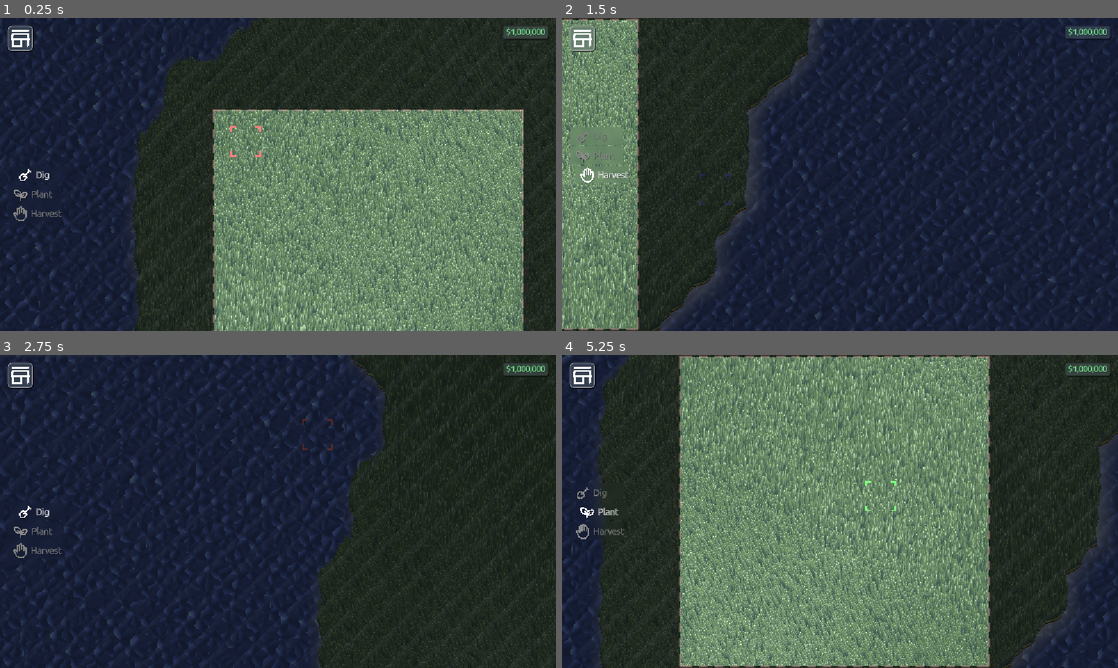
Above: before the commit, frames 1-4 (two rows, left to right).
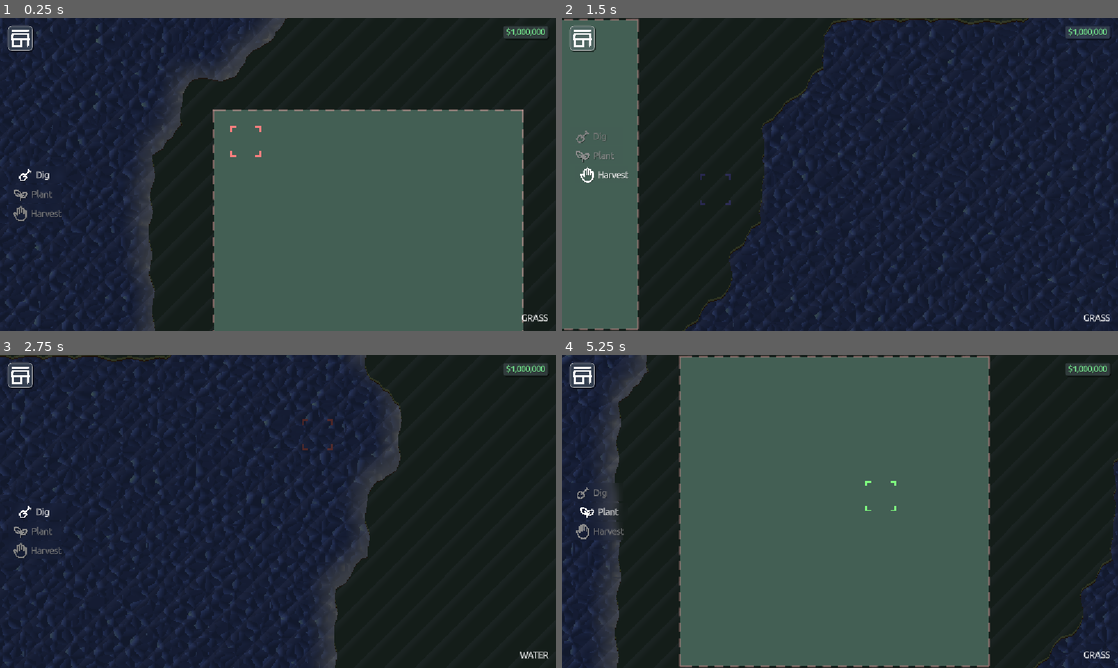
Above: after the commit, the same moments.

Repository: Glitch752/FarmAndFortune
Game: Godot game, scene res://scenes/Level.tscn
Same seed, same stepped clock (60 frames per second), same inputs: the game is played once before the commit and once after it.
Inputs (mouse positions are in pixels of both pictures, inside the frame that each line leads up to):
- Up to frame 1 (0.25 s): no input
- Up to frame 2 (1.5 s): tap Enter at 0.5 s; move the mouse to (962, 158) at 0.52 s; hold D (move_right) 0.53-1.28 s; tap Alt at 0.6 s; click (962, 158) at 0.67 s; move the mouse to (728, 190) at 1.27 s; hold - (cycle_active_backward) from 1.28 s (still down); tap Shift at 1.35 s
- Up to frame 3 (2.75 s): move the mouse to (333, 442) at 2.02 s; release - (cycle_active_backward) at 2.03 s; hold D (move_right) from 2.03 s (still down); tap 1 at 2.1 s
- Up to frame 4 (5.25 s): move the mouse to (812, 574) at 2.77 s; release D (move_right) at 2.78 s; hold = (cycle_active_forward) 2.78-3.53 s; tap one key every 0.75 s from 2.85 s: 2 3 Alt Shift; click (812, 574) at 2.92 s; move the mouse to (1006, 558) at 3.52 s; hold A (move_left) 3.53-5.03 s; move the mouse to (673, 464) at 4.27 s; move the mouse to (867, 511) at 5.02 s; hold - (cycle_active_backward) from 5.03 s (still down); click (867, 511) at 5.17 s

The runs differ from the first frame. In frame 1, 36% of the frame differs, in the area x 23-100%, y 0-100%; in frame 2, 16%; in frame 3, 4.9%; in frame 4, 49%, in the area x 6-100%, y 0-100%.

Commit message:
Restructure chunks and ground meshes

Diff:
--- a/scenes/Chunk.tscn
+++ b/scenes/Chunk.tscn
@@ -1,11 +1,12 @@
-[gd_scene load_steps=7 format=3 uid="uid://brwdoqe1trhyn"]
+[gd_scene load_steps=8 format=3 uid="uid://brwdoqe1trhyn"]
 
 [ext_resource type="Script" uid="uid://qelv7y1ox7hi" path="res://world/chunks/chunk.gd" id="1_hq0pm"]
 [ext_resource type="Shader" uid="uid://b5yvihuuu18ex" path="res://graphics/water.gdshader" id="2_o3c2t"]
 [ext_resource type="Script" uid="uid://c1u7imhx7fpqr" path="res://world/chunks/water/water.gd" id="3_gbv6n"]
+[ext_resource type="PackedScene" uid="uid://6ef38i4nu0r2" path="res://world/chunks/GroundMesh.tscn" id="4_hq0pm"]
 [ext_resource type="PackedScene" uid="uid://big08vlywlkf0" path="res://world/chunks/outline/outline.tscn" id="4_unaa7"]
 
-[sub_resource type="ShaderMaterial" id="ShaderMaterial_unaa7"]
+[sub_resource type="ShaderMaterial" id="ShaderMaterial_hq0pm"]
 shader = ExtResource("2_o3c2t")
 shader_parameter/WATER_BASE_COLOR = Color(0.2132, 0.2899, 0.52, 1)
 shader_parameter/UV_OFFSET = Vector2(0, 0)
@@ -17,32 +18,18 @@
 script = ExtResource("1_hq0pm")
 
 [node name="Water" type="Polygon2D" parent="."]
-z_index = -1
-material = SubResource("ShaderMaterial_unaa7")
+z_index = -100
+material = SubResource("ShaderMaterial_hq0pm")
 position = Vector2(80, 80)
 texture = SubResource("PlaceholderTexture2D_xtyve")
 polygon = PackedVector2Array(-80, -80, 80, -80, 80, 80, -80, 80)
 uv = PackedVector2Array(0, 0, 1, 0, 1, 1, 0, 1)
 script = ExtResource("3_gbv6n")
 
-[node name="GroundMeshes" type="Polygon2D" parent="."]
-clip_children = 1
-polygon = PackedVector2Array(0, 0, 160, 0, 160, 180, 0, 180)
+[node name="Ground" type="Node2D" parent="."]
+unique_name_in_owner = true
 
-[node name="Dirt" type="MeshInstance2D" parent="GroundMeshes"]
-modulate = Color(0.35686275, 0.22745098, 0.1254902, 1)
-position = Vector2(0, 1.5)
-
-[node name="Dirt2" type="MeshInstance2D" parent="GroundMeshes"]
-modulate = Color(0.36, 0.28860003, 0.234, 1)
-position = Vector2(0, -0.5)
-
-[node name="Sand" type="MeshInstance2D" parent="GroundMeshes"]
-modulate = Color(0.58267003, 0.66, 0.4158, 1)
-position = Vector2(0, 1)
-
-[node name="Grass" type="MeshInstance2D" parent="GroundMeshes"]
-modulate = Color(0.2627451, 0.37254903, 0.32941177, 1)
+[node name="UnderMesh" parent="Ground" instance=ExtResource("4_hq0pm")]
 
 [node name="Outline" parent="." instance=ExtResource("4_unaa7")]
 position = Vector2(80, 80)
--- a/scenes/LevelInterface.tscn
+++ b/scenes/LevelInterface.tscn
@@ -10,11 +10,15 @@
 [ext_resource type="Texture2D" uid="uid://cysal3jjxlduu" path="res://ui/icons/tools/shovel.png" id="7_fcdxv"]
 [ext_resource type="Texture2D" uid="uid://c0ngbrq5klc0r" path="res://ui/icons/tools/plant.png" id="8_wh1fv"]
 [ext_resource type="Texture2D" uid="uid://cigrreghgq3r7" path="res://ui/icons/tools/hand.png" id="9_ldihh"]
+[ext_resource type="Script" uid="uid://ciau4abk50jne" path="res://scripts/highlighted_tile.gd" id="11_kn7d3"]
 
 [sub_resource type="LabelSettings" id="LabelSettings_xdkid"]
 font_color = Color(0.5, 1, 0.60833335, 1)
 shadow_size = 0
 shadow_color = Color(0, 0, 0, 0.39215687)
+
+[sub_resource type="LabelSettings" id="LabelSettings_kn7d3"]
+font_size = 18
 
 [node name="LevelInterface" type="Control"]
 layout_mode = 3
@@ -87,3 +91,20 @@
 tool_name = "Harvest"
 tool_icon = ExtResource("9_ldihh")
 color = Color(0.54545456, 0.54545456, 0.54545456, 1)
+
+[node name="HighlightedTile" type="Label" parent="."]
+layout_mode = 1
+anchors_preset = 3
+anchor_left = 1.0
+anchor_top = 1.0
+anchor_right = 1.0
+anchor_bottom = 1.0
+offset_left = -56.0
+offset_top = -35.0
+offset_right = -16.0
+offset_bottom = -16.0
+grow_horizontal = 0
+grow_vertical = 0
+text = "whag"
+label_settings = SubResource("LabelSettings_kn7d3")
+script = ExtResource("11_kn7d3")
--- /dev/null
+++ b/scripts/highlighted_tile.gd
@@ -0,0 +1,8 @@
+extends Label
+
+func _ready():
+    InteractionSingleton.highlight_changed.connect(_changed)
+
+func _changed(tile: Vector2i):
+    var tile_type = MapSingleton.get_terrain_at(tile)
+    text = MapSingleton.TerrainType.keys()[tile_type]
--- a/scripts/interaction_singleton.gd
+++ b/scripts/interaction_singleton.gd
@@ -11,6 +11,12 @@
     Key.KEY_2: InteractionType.Plant,
     Key.KEY_3: InteractionType.Harvest
 }
+
+signal highlight_changed(new_tile: Vector2i)
+var highlighted_tile: Vector2i = Vector2i.ZERO:
+    set(tile):
+        highlighted_tile = tile
+        highlight_changed.emit(tile)
 
 signal interaction_changed(current_interaction: InteractionType)
 var current_interaction: InteractionType = InteractionType.Dig:
--- a/scripts/map_chunk.gd
+++ b/scripts/map_chunk.gd
@@ -20,7 +20,6 @@
 
     var scatter_count = 250 * MapSingleton.CHUNK_SIZE * MapSingleton.CHUNK_SIZE
     var base_scale = 0.6
-    var side_margin = base_scale * 1.5
 
     for i in scatter_count:
         var x = randf() * extent * 2 - extent
@@ -59,11 +58,11 @@
 
     return false
 
-func _get_terrain_at(local_pos: Vector2i) -> int:
+func _get_terrain_at(local_pos: Vector2i) -> MapSingleton.TerrainType:
     var index = local_pos.y * MapSingleton.CHUNK_SIZE + local_pos.x
     if index < 0 or index >= terrain_types.size():
-        return -1
-    return terrain_types[index]
+        return MapSingleton.TerrainType.NONE
+    return terrain_types[index] as MapSingleton.TerrainType
 
 func is_tile_in_chunk(tile: Vector2i) -> bool:
     return tile.x >= 0 and tile.x < MapSingleton.CHUNK_SIZE and tile.y >= 0 and tile.y < MapSingleton.CHUNK_SIZE
--- a/scripts/map_singleton.gd
+++ b/scripts/map_singleton.gd
@@ -6,6 +6,7 @@
 const MAP_SIZE = 9
 
 enum TerrainType {
+    NONE,
     GRASS,
     WATER
 }
@@ -20,7 +21,7 @@
         floor(world_pos.y / float(CHUNK_SIZE * TILE_SIZE))
     )
     return get_chunk_at(chunk_pos)
-func get_terrain_at(tile_pos: Vector2i) -> int:
+func get_terrain_at(tile_pos: Vector2i) -> TerrainType:
     var chunk_pos = Vector2i(
         floor(tile_pos.x / float(CHUNK_SIZE)),
         floor(tile_pos.y / float(CHUNK_SIZE))
@@ -31,9 +32,9 @@
     )
     var chunk = get_chunk_at(chunk_pos)
     if chunk == null:
-        return -1
+        return TerrainType.NONE
     return chunk._get_terrain_at(local_pos)
-func get_terrain_at_world(world_pos: Vector2) -> int:
+func get_terrain_at_world(world_pos: Vector2) -> TerrainType:
     var tile_pos = Vector2i(
         floor(world_pos.x / float(TILE_SIZE)),
         floor(world_pos.y / float(TILE_SIZE))
--- a/ui/interaction.gd
+++ b/ui/interaction.gd
@@ -5,6 +5,7 @@
 var highlighted_tile: Vector2i = Vector2i.ZERO:
     set(tile):
         highlighted_tile = tile
+        InteractionSingleton.highlighted_tile = tile
         interp_highlight()
 var highlight_color: Color:
     set(value):
@@ -27,7 +28,6 @@
         InteractionSingleton.InteractionType.Harvest:
             highlight_color = Color(0.5, 0.5, 1)
 
-
 func _process(_d) -> void:
     var pos = get_viewport().get_camera_2d().get_global_mouse_position()
     highlighted_tile = MapSingleton.world_to_tile_position(pos)
--- /dev/null
+++ b/world/chunks/GroundMesh.tscn
@@ -0,0 +1,49 @@
+[gd_scene load_steps=7 format=3 uid="uid://6ef38i4nu0r2"]
+
+[ext_resource type="Script" uid="uid://dx5c0ryk3pbwt" path="res://world/chunks/ground_mesh.gd" id="1_cin2m"]
+[ext_resource type="Script" uid="uid://5ac4txrji5f3" path="res://world/chunks/ground_layer.gd" id="2_pgmgs"]
+
+[sub_resource type="Resource" id="Resource_v74x4"]
+script = ExtResource("2_pgmgs")
+color = Color(0.35686275, 0.22745098, 0.1254902, 1)
+y_offset = 1.5
+metadata/_custom_type_script = "uid://5ac4txrji5f3"
+
+[sub_resource type="Resource" id="Resource_pgmgs"]
+script = ExtResource("2_pgmgs")
+color = Color(0.36078432, 0.2901961, 0.23529412, 1)
+y_offset = -0.5
+metadata/_custom_type_script = "uid://5ac4txrji5f3"
+
+[sub_resource type="Resource" id="Resource_7832n"]
+script = ExtResource("2_pgmgs")
+color = Color(0.58431375, 0.65882355, 0.41568628, 1)
+y_offset = 1.0
+metadata/_custom_type_script = "uid://5ac4txrji5f3"
+
+[sub_resource type="Resource" id="Resource_1scgv"]
+script = ExtResource("2_pgmgs")
+color = Color(0.2627451, 0.37254903, 0.32941177, 1)
+y_offset = 0.5
+metadata/_custom_type_script = "uid://5ac4txrji5f3"
+
+[node name="GroundMesh" type="Polygon2D"]
+clip_children = 1
+polygon = PackedVector2Array(0, 0, 160, 0, 160, 180, 0, 180)
+script = ExtResource("1_cin2m")
+layers = Array[ExtResource("2_pgmgs")]([SubResource("Resource_v74x4"), SubResource("Resource_pgmgs"), SubResource("Resource_7832n"), SubResource("Resource_1scgv")])
+
+[node name="Dirt" type="MeshInstance2D" parent="."]
+modulate = Color(0.35686275, 0.22745098, 0.1254902, 1)
+position = Vector2(0, 1.5)
+
+[node name="Dirt2" type="MeshInstance2D" parent="."]
+modulate = Color(0.36, 0.28860003, 0.234, 1)
+position = Vector2(0, -0.5)
+
+[node name="Sand" type="MeshInstance2D" parent="."]
+modulate = Color(0.58431375, 0.65882355, 0.41568628, 1)
+position = Vector2(0, 1)
+
+[node name="Grass" type="MeshInstance2D" parent="."]
+modulate = Color(0.2627451, 0.37254903, 0.32941177, 1)
--- a/world/chunks/chunk.gd
+++ b/world/chunks/chunk.gd
@@ -13,162 +13,29 @@
             MapSingleton.CHUNK_SIZE * MapSingleton.TILE_SIZE
         )
 
-const JAGGED_STRENGTH: float = 0.1 # how much the edges stick out
-const JAGGED_DETAIL: int = 3 # how many extra points per edge
-var tile_size = 16 # $"GroundTileMap".tile_set.tile_size.x
-
-# Dictionary[Vector2i, Array[PackedVector2Array]]
-var ground_mesh: ArrayMesh = null
-
 func generate() -> void:
     chunk_data = MapSingleton.get_chunk_at(chunk_position)
 
-    generate_ground_polygon()
+    $%Ground/UnderMesh.init(chunk_data, chunk_position)
 
     chunk_data.generate_grass_position_cache()
 
 func _ready():
-    for child in $GroundMeshes.get_children():
-        child.mesh = ground_mesh
-
-    ground_mesh = null
-
     camera_visibility_changed.connect(_on_camera_visibility_changed)
 
     queue_redraw()
 
+    $%Ground.position = Vector2.ONE * MapSingleton.TILE_SIZE / 2.
+
 func _on_camera_visibility_changed(new_visibility: bool) -> void:
     visible_to_camera = new_visibility
 
-    if new_visibility:
-        var grass = preload("./grass/grass.tscn").instantiate()
-        grass.position = Vector2.ONE * (tile_size * MapSingleton.CHUNK_SIZE / 2.)
-        grass.name = "Grass"
-        add_child(grass)
-    else:
-        var grass = get_node_or_null("Grass")
-        if grass:
-            grass.queue_free()
-
-## uses marching squares to generate a ground polygon based on the terrain types of the map
-func generate_ground_polygon():
-    chunk_data._cell_geometry_cache.clear()
-
-    var is_filled = func(pos: Vector2i):
-        return MapSingleton.get_terrain_at(
-            pos + chunk_position * MapSingleton.CHUNK_SIZE
-        ) == MapSingleton.TerrainType.GRASS
-
-    # 1: TL, 2: TR, 4: BR, 8: BL
-    var polygon_table = {
-        0: [],
-        1:  [PackedVector2Array([Vector2(0, 0.5), Vector2(0, 0), Vector2(0.5, 0)])],
-        2:  [PackedVector2Array([Vector2(0.5, 0), Vector2(1, 0), Vector2(1, 0.5)])],
-        3:  [PackedVector2Array([Vector2(0, 0.5), Vector2(0, 0), Vector2(1, 0), Vector2(1, 0.5)])],
-        4:  [PackedVector2Array([Vector2(1, 0.5), Vector2(1, 1), Vector2(0.5, 1)])],
-        5:  [ # Ambiguous (Saddle): TL and BR filled
-                PackedVector2Array([Vector2(0, 0.5), Vector2(0, 0), Vector2(0.5, 0)]),
-                PackedVector2Array([Vector2(1, 0.5), Vector2(1, 1), Vector2(0.5, 1)])
-            ],
-        6:  [PackedVector2Array([Vector2(0.5, 0), Vector2(1, 0), Vector2(1, 1), Vector2(0.5, 1)])],
-        7:  [PackedVector2Array([Vector2(0, 0.5), Vector2(0, 0), Vector2(1, 0), Vector2(1, 1), Vector2(0.5, 1)])],
-        8:  [PackedVector2Array([Vector2(0.5, 1), Vector2(0, 1), Vector2(0, 0.5)])],
-        9:  [PackedVector2Array([Vector2(0.5, 1), Vector2(0, 1), Vector2(0, 0), Vector2(0.5, 0)])],
-        10: [ # Ambiguous (Saddle): TR and BL filled
-                PackedVector2Array([Vector2(0.5, 0), Vector2(1, 0), Vector2(1, 0.5)]),
-                PackedVector2Array([Vector2(0.5, 1), Vector2(0, 1), Vector2(0, 0.5)])
-            ],
-        11: [PackedVector2Array([Vector2(0.5, 1), Vector2(0, 1), Vector2(0, 0), Vector2(1, 0), Vector2(1, 0.5)])],
-        12: [PackedVector2Array([Vector2(1, 0.5), Vector2(1, 1), Vector2(0, 1), Vector2(0, 0.5)])],
-        13: [PackedVector2Array([Vector2(1, 0.5), Vector2(1, 1), Vector2(0, 1), Vector2(0, 0), Vector2(0.5, 0)])],
-        14: [PackedVector2Array([Vector2(0.5, 0), Vector2(1, 0), Vector2(1, 1), Vector2(0, 1), Vector2(0, 0.5)])],
-        15: [PackedVector2Array([Vector2(0, 0), Vector2(1, 0), Vector2(1, 1), Vector2(0, 1)])]
-    }
-
-    var st = SurfaceTool.new()
-    st.begin(Mesh.PRIMITIVE_TRIANGLES)
-
-    for y in MapSingleton.CHUNK_SIZE:
-        for x in MapSingleton.CHUNK_SIZE:
-            var square_index = 0
-            if is_filled.call(Vector2i(x, y)):         square_index |= 1
-            if is_filled.call(Vector2i(x + 1, y)):     square_index |= 2
-            if is_filled.call(Vector2i(x + 1, y + 1)): square_index |= 4
-            if is_filled.call(Vector2i(x, y + 1)):     square_index |= 8
-
-            if square_index == 0: continue
-
-            var grid_pos = Vector2i(x, y)
-            var final_polys: Array[PackedVector2Array] = []
-            var base_offset = Vector2(x, y) * tile_size
-
-            for template_poly in polygon_table[square_index]:
-                var built_poly = _construct_jagged_poly(template_poly, base_offset)
-                final_polys.append(built_poly)
-
-                _triangulate_poly_fan(st, built_poly)
-
-            chunk_data._cell_geometry_cache[grid_pos] = final_polys
-
-    # 3. finalize
-    st.index() # Optimize vertices (this is super inefficient anyway though oops)
-    ground_mesh = st.commit()
-
-
-func _triangulate_poly_fan(st: SurfaceTool, poly: PackedVector2Array):
-    # calculate a center point (centroid?) to create a triangle fan from
-    var center = Vector2.ZERO
-    for p in poly:
-        center += p
-    center /= poly.size()
-
-    var add_vertex = func(v: Vector2):
-        st.add_vertex(Vector3(v.x, v.y, 0))
-
-    for i in range(poly.size()):
-        add_vertex.call(poly[i])
-        add_vertex.call(poly[(i + 1) % poly.size()])
-        add_vertex.call(center)
-
-## adds jagged edges to the "perfect" outlines created by marching squares
-## to make the terrain look less blocky
-func _construct_jagged_poly(template: PackedVector2Array, offset: Vector2) -> PackedVector2Array:
-    var result = PackedVector2Array()
-    var count = template.size()
-
-    for i in range(count):
-        var p1_local = template[i]
-        var p2_local = template[(i + 1) % count]
-
-        var p1_world = (p1_local * tile_size) + offset
-        var p2_world = (p2_local * tile_size) + offset
-
-        # Add the start point
-        result.append(p1_world)
-
-        # Check if this edge is an "Iso-Edge" (internal rock face)
-        if _is_midpoint(p1_local) and _is_midpoint(p2_local):
-            var jagged = _generate_jagged_edge_points(p1_world, p2_world)
-            result.append_array(jagged)
-
-    return result
-
-func _is_midpoint(v: Vector2) -> bool:
-    return is_equal_approx(v.x, 0.5) or is_equal_approx(v.y, 0.5)
-
-
-func _generate_jagged_edge_points(start: Vector2, end: Vector2) -> PackedVector2Array:
-    var points = PackedVector2Array()
-    var normal = (end - start).orthogonal().normalized()
-
-    # deterministic seed based on position so the mesh doesn't change
-    var seed_base = start.x * 33.0 + start.y * 71.0
-
-    for i in range(1, JAGGED_DETAIL + 1):
-        var t = i / float(JAGGED_DETAIL + 1)
-        var base_pos = start.lerp(end, t)
-
-        var noise = sin(seed_base + i * 12.0)  # simple pseudo-random
-        points.append(base_pos + (normal * noise * (tile_size * JAGGED_STRENGTH)))
-
-    return points
+    #if new_visibility:
+        #var grass = preload("./grass/grass.tscn").instantiate()
+        #grass.position = Vector2.ONE * (MapSingleton.TILE_SIZE * MapSingleton.CHUNK_SIZE / 2.)
+        #grass.name = "Grass"
+        #$%Ground.add_child(grass)
+    #else:
+        #var grass = $%Ground.get_node_or_null("Grass")
+        #if grass:
+            #grass.queue_free()
--- a/world/chunks/grass/grass.gd
+++ b/world/chunks/grass/grass.gd
@@ -3,6 +3,9 @@
 @onready var chunk: Node2D = $".."
 
 func _ready() -> void:
+    generate_mesh_positions()
+
+func generate_mesh_positions():
     # Calculate the extent from the tilemap size
     # var extent = max(tiles.get_used_rect().size.x, tiles.get_used_rect().size.y) * tiles.tile_set.tile_size.x / 2
 
@@ -36,7 +39,7 @@
     var extent = MapSingleton.CHUNK_SIZE * MapSingleton.TILE_SIZE / float(2)
     multimesh.custom_aabb = AABB(Vector3(-extent, -extent, 0), Vector3(extent * 2, extent * 2, 0))
 
-    var chunk_data = $"..".chunk_data
+    var chunk_data = $"../..".chunk_data
     var grass_transforms: Array[Transform2D] = chunk_data.grass_transforms
 
     multimesh.instance_count = grass_transforms.size()
--- /dev/null
+++ b/world/chunks/ground_layer.gd
@@ -0,0 +1,6 @@
+extends Resource
+
+class_name GroundLayer
+
+@export var color: Color
+@export var y_offset: float
--- /dev/null
+++ b/world/chunks/ground_mesh.gd
@@ -0,0 +1,162 @@
+extends Polygon2D
+
+const JAGGED_STRENGTH: float = 0.1 # how much the edges stick out
+const JAGGED_DETAIL: int = 3 # how many extra points per edge
+
+@export var terrain_types: Array[MapSingleton.TerrainType]
+@export var layers: Array[GroundLayer]
+
+var chunk_data: MapChunk
+var chunk_position: Vector2i
+
+var ground_mesh: ArrayMesh = null
+
+func _ready():
+    # Add a child MeshInstance2D for each layer
+    var i = 0
+    for layer in layers:
+        var mesh_instance = MeshInstance2D.new()
+        mesh_instance.modulate = layer.color
+        mesh_instance.position = Vector2(0, layer.y_offset)
+
+        i -= 1
+        mesh_instance.z_index = i
+
+        add_child(mesh_instance)
+
+    if ground_mesh != null:
+        for child in get_children():
+            child.mesh = ground_mesh
+
+func init(data: MapChunk, pos: Vector2i):
+    chunk_data = data
+    chunk_position = pos
+
+    generate_ground_polygon()
+
+## uses marching squares to generate a ground polygon based on the terrain types of the map
+func generate_ground_polygon():
+    chunk_data._cell_geometry_cache.clear()
+
+    var is_filled = func(pos: Vector2i):
+        return MapSingleton.get_terrain_at(
+            pos + chunk_position * MapSingleton.CHUNK_SIZE
+        ) == MapSingleton.TerrainType.GRASS
+
+    # 1: TL, 2: TR, 4: BR, 8: BL
+    var polygon_table = {
+        0: [],
+        1:  [PackedVector2Array([Vector2(0, 0.5), Vector2(0, 0), Vector2(0.5, 0)])],
+        2:  [PackedVector2Array([Vector2(0.5, 0), Vector2(1, 0), Vector2(1, 0.5)])],
+        3:  [PackedVector2Array([Vector2(0, 0.5), Vector2(0, 0), Vector2(1, 0), Vector2(1, 0.5)])],
+        4:  [PackedVector2Array([Vector2(1, 0.5), Vector2(1, 1), Vector2(0.5, 1)])],
+        5:  [ # Ambiguous (Saddle): TL and BR filled
+                PackedVector2Array([Vector2(0, 0.5), Vector2(0, 0), Vector2(0.5, 0)]),
+                PackedVector2Array([Vector2(1, 0.5), Vector2(1, 1), Vector2(0.5, 1)])
+            ],
+        6:  [PackedVector2Array([Vector2(0.5, 0), Vector2(1, 0), Vector2(1, 1), Vector2(0.5, 1)])],
+        7:  [PackedVector2Array([Vector2(0, 0.5), Vector2(0, 0), Vector2(1, 0), Vector2(1, 1), Vector2(0.5, 1)])],
+        8:  [PackedVector2Array([Vector2(0.5, 1), Vector2(0, 1), Vector2(0, 0.5)])],
+        9:  [PackedVector2Array([Vector2(0.5, 1), Vector2(0, 1), Vector2(0, 0), Vector2(0.5, 0)])],
+        10: [ # Ambiguous (Saddle): TR and BL filled
+                PackedVector2Array([Vector2(0.5, 0), Vector2(1, 0), Vector2(1, 0.5)]),
+                PackedVector2Array([Vector2(0.5, 1), Vector2(0, 1), Vector2(0, 0.5)])
+            ],
+        11: [PackedVector2Array([Vector2(0.5, 1), Vector2(0, 1), Vector2(0, 0), Vector2(1, 0), Vector2(1, 0.5)])],
+        12: [PackedVector2Array([Vector2(1, 0.5), Vector2(1, 1), Vector2(0, 1), Vector2(0, 0.5)])],
+        13: [PackedVector2Array([Vector2(1, 0.5), Vector2(1, 1), Vector2(0, 1), Vector2(0, 0), Vector2(0.5, 0)])],
+        14: [PackedVector2Array([Vector2(0.5, 0), Vector2(1, 0), Vector2(1, 1), Vector2(0, 1), Vector2(0, 0.5)])],
+        15: [PackedVector2Array([Vector2(0, 0), Vector2(1, 0), Vector2(1, 1), Vector2(0, 1)])]
+    }
+
+    var st = SurfaceTool.new()
+    st.begin(Mesh.PRIMITIVE_TRIANGLES)
+
+    for y in MapSingleton.CHUNK_SIZE:
+        for x in MapSingleton.CHUNK_SIZE:
+            var square_index = 0
+            if is_filled.call(Vector2i(x, y)):         square_index |= 1
+            if is_filled.call(Vector2i(x + 1, y)):     square_index |= 2
+            if is_filled.call(Vector2i(x + 1, y + 1)): square_index |= 4
+            if is_filled.call(Vector2i(x, y + 1)):     square_index |= 8
+
+            if square_index == 0: continue
+
+            var grid_pos = Vector2i(x, y)
+            var final_polys: Array[PackedVector2Array] = []
+            var base_offset = Vector2(x, y) * MapSingleton.TILE_SIZE
+
+            for template_poly in polygon_table[square_index]:
+                var built_poly = _construct_jagged_poly(template_poly, base_offset)
+                final_polys.append(built_poly)
+
+                _triangulate_poly_fan(st, built_poly)
+
+            chunk_data._cell_geometry_cache[grid_pos] = final_polys
+
+    # 3. finalize
+    st.index() # Optimize vertices (this is super inefficient anyway though oops)
+    ground_mesh = st.commit()
+
+    if is_node_ready():
+        for child in get_children():
+            child.mesh = ground_mesh
+
+
+func _triangulate_poly_fan(st: SurfaceTool, poly: PackedVector2Array):
+    # calculate a center point (centroid?) to create a triangle fan from
+    var center = Vector2.ZERO
+    for p in poly:
+        center += p
+    center /= poly.size()
+
+    var add_vertex = func(v: Vector2):
+        st.add_vertex(Vector3(v.x, v.y, 0))
+
+    for i in range(poly.size()):
+        add_vertex.call(poly[i])
+        add_vertex.call(poly[(i + 1) % poly.size()])
+        add_vertex.call(center)
+
+## adds jagged edges to the "perfect" outlines created by marching squares
+## to make the terrain look less blocky
+func _construct_jagged_poly(template: PackedVector2Array, poly_offset: Vector2) -> PackedVector2Array:
+    var result = PackedVector2Array()
+    var count = template.size()
+
+    for i in range(count):
+        var p1_local = template[i]
+        var p2_local = template[(i + 1) % count]
+
+        var p1_world = (p1_local * MapSingleton.TILE_SIZE) + poly_offset
+        var p2_world = (p2_local * MapSingleton.TILE_SIZE) + poly_offset
+
+        # Add the start point
+        result.append(p1_world)
+
+        # Check if this edge is an "Iso-Edge" (internal rock face)
+        if _is_midpoint(p1_local) and _is_midpoint(p2_local):
+            var jagged = _generate_jagged_edge_points(p1_world, p2_world)
+            result.append_array(jagged)
+
+    return result
+
+func _is_midpoint(v: Vector2) -> bool:
+    return is_equal_approx(v.x, 0.5) or is_equal_approx(v.y, 0.5)
+
+
+func _generate_jagged_edge_points(start: Vector2, end: Vector2) -> PackedVector2Array:
+    var points = PackedVector2Array()
+    var normal = (end - start).orthogonal().normalized()
+
+    # deterministic seed based on position so the mesh doesn't change
+    var seed_base = start.x * 33.0 + start.y * 71.0
+
+    for i in range(1, JAGGED_DETAIL + 1):
+        var t = i / float(JAGGED_DETAIL + 1)
+        var base_pos = start.lerp(end, t)
+
+        var noise = sin(seed_base + i * 12.0)  # simple pseudo-random
+        points.append(base_pos + (normal * noise * (MapSingleton.TILE_SIZE * JAGGED_STRENGTH)))
+
+    return points
--- a/world/map.gd
+++ b/world/map.gd
@@ -27,10 +27,10 @@
     # limits to the world size
     var world_size = MapSingleton.MAP_SIZE * MapSingleton.CHUNK_SIZE * MapSingleton.TILE_SIZE
     camera.position = Vector2(world_size, world_size) / 2.0
-    camera.limit_left = 0
-    camera.limit_top = 0
-    camera.limit_right = world_size
-    camera.limit_bottom = world_size
+    camera.limit_left = MapSingleton.TILE_SIZE / 2.0
+    camera.limit_top = MapSingleton.TILE_SIZE / 2.0
+    camera.limit_right = world_size - MapSingleton.TILE_SIZE / 2.0
+    camera.limit_bottom = world_size - MapSingleton.TILE_SIZE / 2.0
 
 # Find what chunks are visible and update them if they are
 func _process(_delta):
Not shown: 1 places in scenes/LevelInterface.tscn that only renumber resources
Not shown, added: scripts/highlighted_tile.gd.uid
Not shown, added: world/chunks/ground_layer.gd.uid
Not shown, added: world/chunks/ground_mesh.gd.uid
